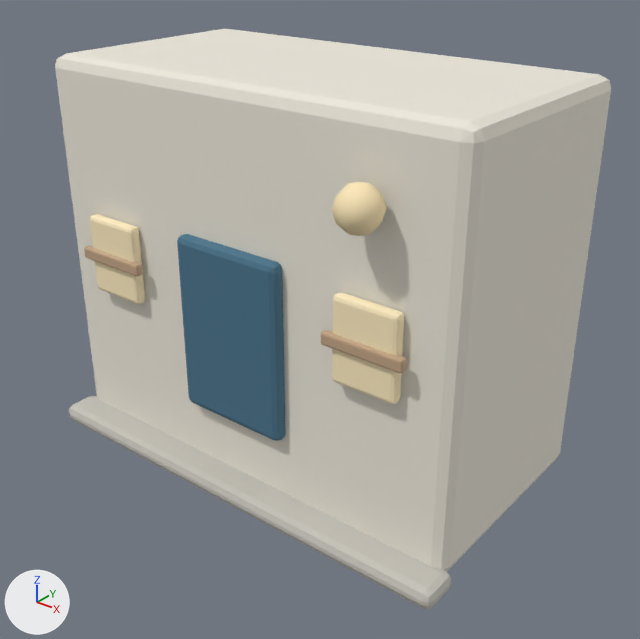
The glTF model android-games/tower-trials/art/models/home_floor.glb as it was, and as the next commit left it.
Rendered twice from a camera (50 mm lens) standing at (1.287, -1.298, 1.343) and looking at (0.06, 0.236, 0.392). The axes (+X, +Y, +Z) are drawn at lower left. The lights are the same throughout. The older version comes first. Vertices at exactly the same position are counted once.

Objects in the first picture: 'home_floor_Glow', 'home_floor_Palette'.
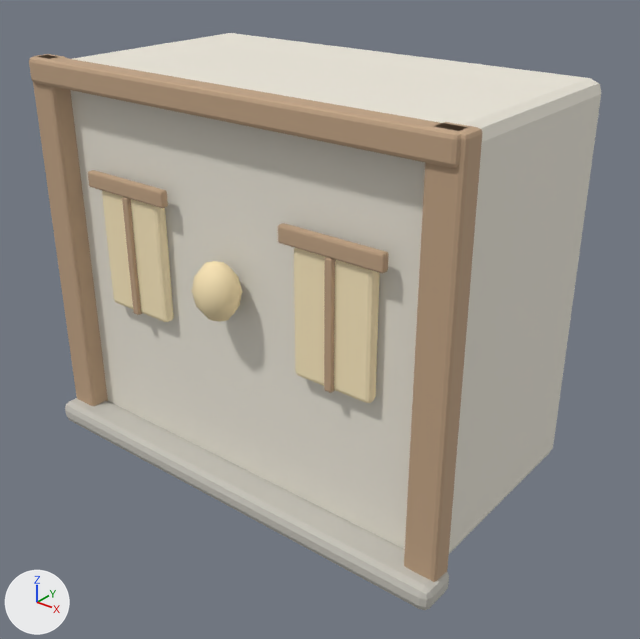
The change, as a list of edits to the scene's bpy script:
```text
Change me_home_floor_palettemesh:
    used by ob_home_floor_palette; location = (0.0, 0.3, 0.5)
    remove me_home_floor_palettemesh.from_pydata(...)  # 322 vertices, 620 faces; spans x -0.6..0.6, y -0.4..0.3, z -0.505..0.49
    add me_home_floor_palettemesh.from_pydata(...)  # 546 vertices, 1052 faces; spans x -0.6..0.6, y -0.4..0.3, z -0.5..0.49
    me_home_floor_palettemesh part 1: the loose piece of 56 vertices spanning x -0.58..0.58, y -0.3..0.3, z -0.49..0.49 is scaled about its middle by (0.964, 1, 0.979)
    me_home_floor_palettemesh part 2: the loose piece of 56 vertices spanning x -0.48..-0.28, y -0.34..-0.32, z 0.005..0.035 is scaled about its middle by (1.31, 1, 1.4), then moved by (0.08, 0.0, 0.2)
    me_home_floor_palettemesh part 3: the loose piece of 56 vertices spanning x 0.28..0.48, y -0.34..-0.32, z 0.005..0.035 is scaled about its middle by (1.31, 1, 1.4), then moved by (-0.08, 0.0, 0.2)
    me_home_floor_palettemesh part 4: a new loose piece, an icosphere of 80 faces spanning x -0.06..0.06, y -0.4..-0.3, z -0.02..0.12, in mat_palette
    me_home_floor_palettemesh part 5: the loose piece of 56 vertices spanning x -0.6..0.6, y -0.38..-0.28, z -0.505..-0.455 is rebuilt with 56 vertices and now spans x -0.6..0.6, y -0.39..-0.29, z -0.5..-0.44
    me_home_floor_palettemesh part 6: a new loose piece of 56 vertices spanning x -0.59..-0.51, y -0.35..-0.29, z -0.49..0.49, in mat_palette
    me_home_floor_palettemesh part 7: a new loose piece of 56 vertices spanning x -0.31..-0.29, y -0.34..-0.32, z -0.1..0.2, in mat_palette
    me_home_floor_palettemesh part 8: a new loose piece of 56 vertices spanning x 0.51..0.59, y -0.35..-0.29, z -0.49..0.49, in mat_palette
    me_home_floor_palettemesh part 9: a new loose piece of 56 vertices spanning x 0.29..0.31, y -0.34..-0.32, z -0.1..0.2, in mat_palette
    me_home_floor_palettemesh part 10: a new loose piece of 56 vertices spanning x -0.58..0.58, y -0.36..-0.3, z 0.43..0.49, in mat_palette
    me_home_floor_palettemesh part 11: the loose piece of 56 vertices spanning x -0.15..0.15, y -0.33..-0.29, z -0.3..0.14 is deleted
    me_home_floor_palettemesh part 12: the loose piece of 42 vertices spanning x 0.33..0.43, y -0.4..-0.3, z 0.27..0.37 is deleted
Change me_home_floor_glowmesh:
    used by ob_home_floor_glow; location = (-0.38, -0.015, 0.52)
    remove me_home_floor_glowmesh.from_pydata(...)  # 112 vertices, 216 faces; spans x -0.08..0.84, y -0.015..0.015, z -0.1..0.1
    add me_home_floor_glowmesh.from_pydata(...)  # 112 vertices, 216 faces; spans x -0.1..0.7, y -0.015..0.015, z -0.15..0.15
    me_home_floor_glowmesh part 13: all 14 vertices in x -0.08..-0.07, y -0.015..0.015, z 0.09..0.1 are moved by (-0.02, 0.0, 0.05)
    me_home_floor_glowmesh part 14: all 14 vertices in x 0.07..0.08, y -0.015..0.015, z -0.1..-0.09 are moved by (0.02, 0.0, -0.05)
    me_home_floor_glowmesh part 15: all 14 vertices in x 0.07..0.08, y -0.015..0.015, z 0.09..0.1 are moved by (0.02, 0.0, 0.05)
    me_home_floor_glowmesh part 16: all 14 vertices in x 0.68..0.69, y -0.015..0.015, z 0.09..0.1 are moved by (-0.18, 0.0, 0.05)
    me_home_floor_glowmesh part 17: all 14 vertices in x 0.83..0.84, y -0.015..0.015, z -0.1..-0.09 are moved by (-0.14, 0.0, -0.05)
    me_home_floor_glowmesh part 18: all 14 vertices in x 0.83..0.84, y -0.015..0.015, z 0.09..0.1 are moved by (-0.14, 0.0, 0.05)
    other edits to the shape of me_home_floor_glowmesh do not show in these pictures
Change ob_home_floor_glow:
    ob_home_floor_glow.location: (-0.38, -0.015, 0.52) -> (-0.3, -0.015, 0.55)
```

Where the change shows, as pixel boxes [x1, y1, x2, y2] in the pictures (640 x 639 px; the box of a moved part takes in the faces that stretch with it):
'home_floor_Palette', reshaped
    before: [55, 29, 611, 609]
    after: [29, 33, 601, 610]
'home_floor_Glow', reshaped, moved (11% narrower, 12% taller)
    before: [90, 214, 404, 404]
    after: [102, 191, 380, 403]
part 1 of me_home_floor_palettemesh, moved or reshaped
    before: [55, 29, 611, 572]
    after: [70, 33, 601, 554]
part 2 of me_home_floor_palettemesh, moved or reshaped
    before: [84, 246, 143, 276]
    after: [88, 170, 168, 208]
part 3 of me_home_floor_palettemesh, moved or reshaped
    before: [321, 330, 406, 373]
    after: [278, 223, 389, 273]
part 4 of me_home_floor_palettemesh, added (beige)
    after: [192, 261, 242, 322]
part 5 of me_home_floor_palettemesh, rebuilt
    before: [69, 396, 451, 609]
    after: [65, 398, 449, 610]
part 6 of me_home_floor_palettemesh, added (brown)
    after: [31, 54, 108, 406]
part 7 of me_home_floor_palettemesh, added (brown)
    after: [122, 197, 142, 315]
part 8 of me_home_floor_palettemesh, added (brown)
    after: [404, 122, 482, 582]
part 9 of me_home_floor_palettemesh, added (brown)
    after: [324, 257, 336, 393]
part 10 of me_home_floor_palettemesh, added (brown)
    after: [29, 55, 463, 168]
part 11 of me_home_floor_palettemesh, deleted (blue)
    before: [177, 234, 286, 441]
part 12 of me_home_floor_palettemesh, deleted (beige)
    before: [332, 182, 386, 236]
part 13 of me_home_floor_glowmesh, moved or reshaped
    before: [90, 215, 98, 284]
    after: [102, 191, 115, 300]
part 14 of me_home_floor_glowmesh, moved or reshaped
    before: [99, 287, 145, 304]
    after: [115, 301, 173, 322]
part 15 of me_home_floor_glowmesh, moved or reshaped
    before: [91, 214, 145, 302]
    after: [103, 191, 174, 320]
part 16 of me_home_floor_glowmesh, moved or reshaped
    before: [332, 293, 339, 379]
    after: [294, 248, 297, 373]
part 17 of me_home_floor_glowmesh, moved or reshaped
    before: [334, 380, 400, 404]
    after: [297, 373, 375, 403]
part 18 of me_home_floor_glowmesh, moved or reshaped
    before: [334, 293, 404, 402]
    after: [296, 248, 380, 401]
